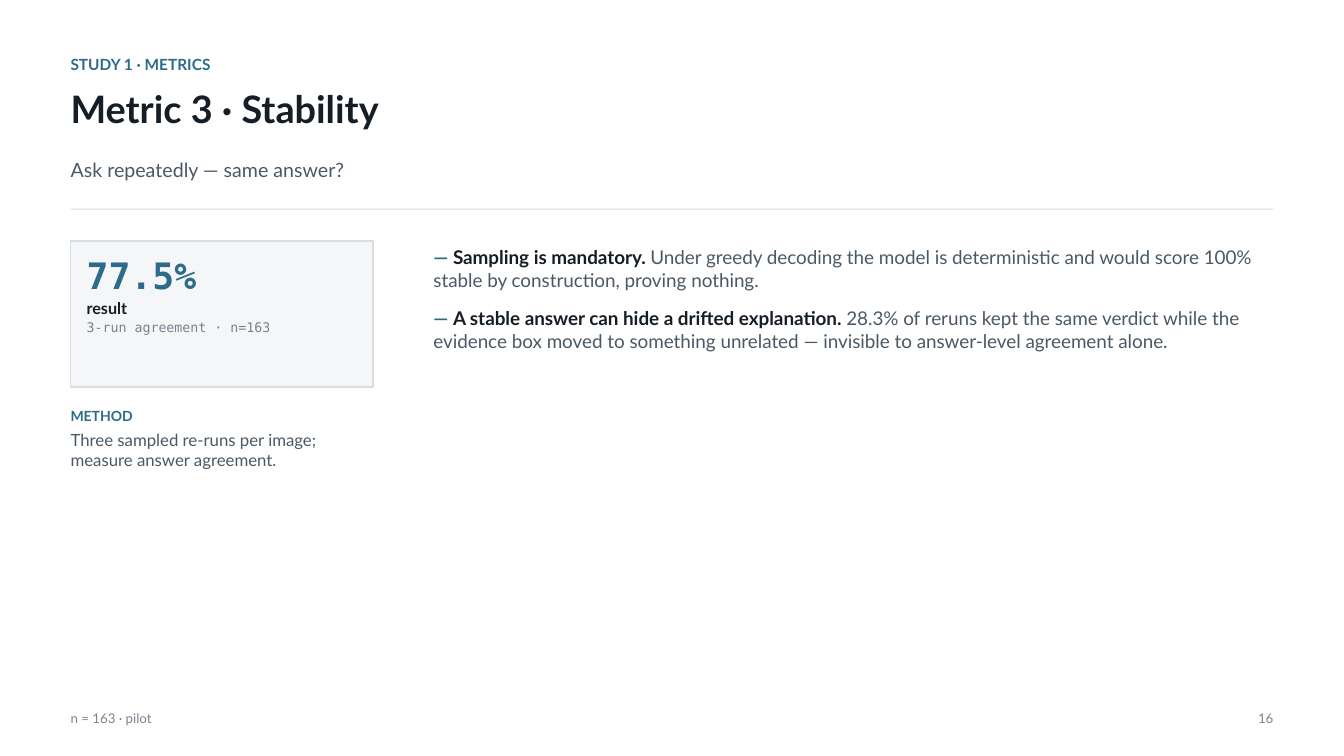
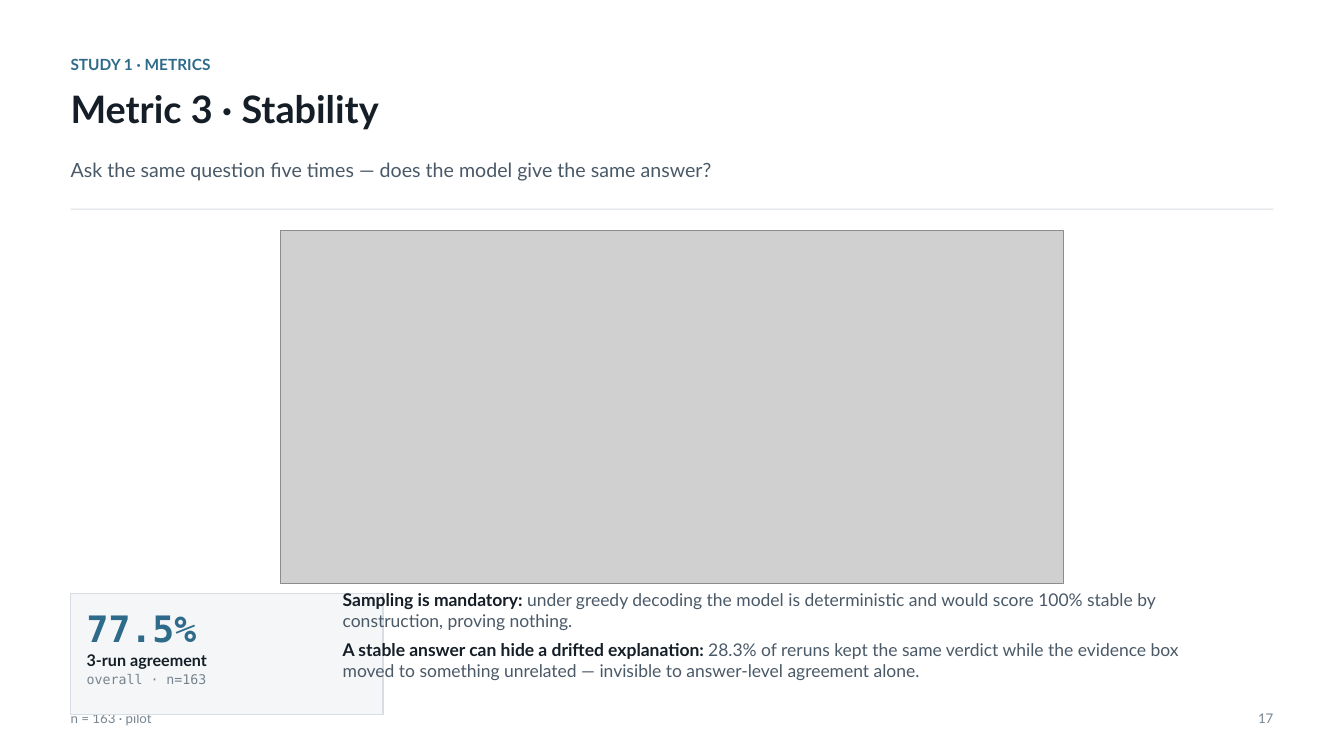
Before and after one commit to kamrul28890/Explainable-AI-for-CM, a slide deck: slide 17 of deck/Construction-VLM-XAI.pptx (slide 16 before the commit). Drawn at 1344x756 pixels with LibreOffice and Linux fonts; fonts in the diff are those of the drawing; grey boxes stand for pictures. Boxes give left, top, right and bottom in pixels: in the first picture for what was removed or moved away, otherwise in the second. Text is boxed around its words. In the diff, an @@ line names an element or a change of style, - is before the commit and + after.

```diff
--- a/deck/Construction-VLM-XAI.pptx
+++ b/deck/Construction-VLM-XAI.pptx
@@ text at [71, 162, 712, 181]: text changed @@
-Ask repeatedly — same answer?
+Ask the same question five times — does the model give the same answer?
@@ picture added at [280, 231, 1065, 584] @@
@@ text removed at [71, 410, 316, 469] @@
-METHOD
-Three sampled re-runs per image; measure answer agreement.
@@ rectangle: place and size @@
-rectangle at [71, 241, 373, 387]
+rectangle at [71, 594, 383, 715]
@@ text at [343, 593, 1179, 680]: text changed; size 13.5 to 12.5 pt @@
-— Sampling is mandatory. Under greedy decoding the model is deterministic and would score 100% stable by construction, proving nothing.
-— A stable answer can hide a drifted explanation. 28.3% of reruns kept the same verdict while the evidence box moved to something unrelated — invisible to answer-level agreement alone.
+Sampling is mandatory: under greedy decoding the model is deterministic and would score 100% stable by construction, proving nothing.
+A stable answer can hide a drifted explanation: 28.3% of reruns kept the same verdict while the evidence box moved to something unrelated — invisible to answer-level agreement alone.
@@ text "77.5%": place and size @@
-text "77.5%" at [87, 262, 270, 335]
+text "77.5%" at [87, 615, 207, 684]
@@ text at [87, 654, 207, 684]: text changed; size 9.5 to 11.5 pt; font DejaVu Sans Mono to Lato; text colour #77848F to #151E27; bold on @@
-result
-3-run agreement · n=163
+3-run agreement
+overall · n=163
@@ text at [1258, 713, 1273, 723]: text changed @@
-16
+17
```
Also in this commit, not shown: 32 other slides changed, 4 slides added, 10 other files.
